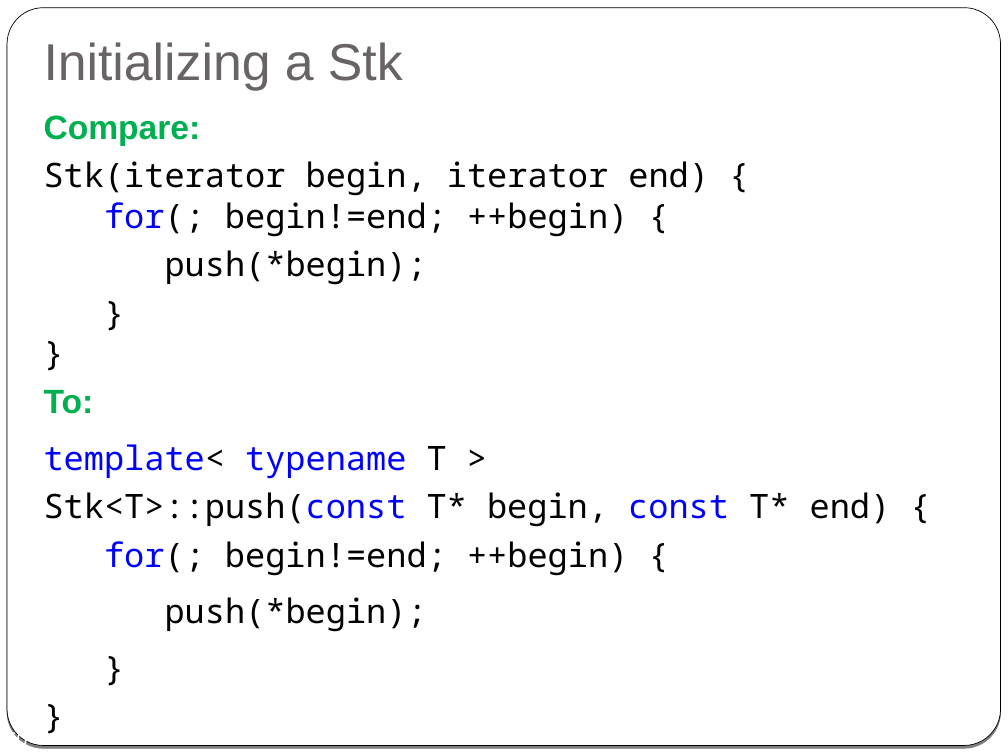
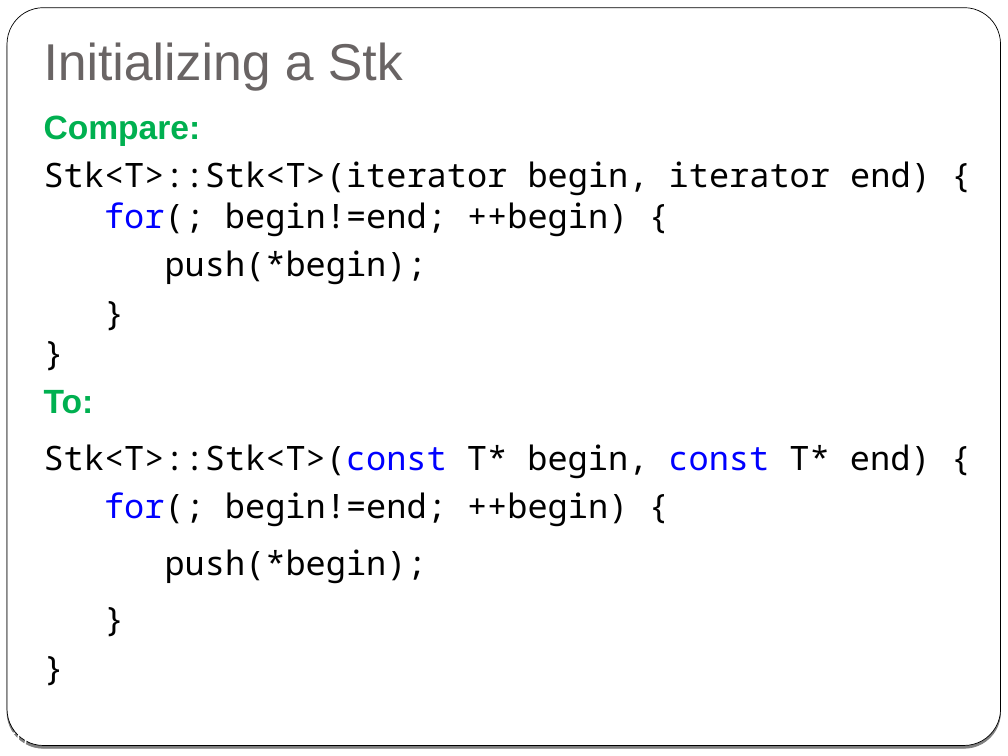
Before and after one commit to cpp-at-ariel/cpp-5778, a slide deck: slide 50 of week08-templates/slides.odp. Drawn at 1008x756 pixels with LibreOffice and Linux fonts; fonts in the diff are those of the drawing. Boxes give left, top, right and bottom in pixels: in the first picture for what was removed or moved away, otherwise in the second. Text is boxed around its words. In the diff, an @@ line names an element or a change of style, - is before the commit and + after.

```diff
--- a/week08-templates/slides.odp
+++ b/week08-templates/slides.odp
@@ text at box(44, 161, 931, 237): text changed @@
-Stk(iterator begin, iterator end) {
-for(; begin!=end; ++begin) {
+Stk<T>::Stk<T>(iterator begin, iterator end) {
+for(; begin!=end; ++begin) {
@@ text at box(44, 444, 931, 527): text changed @@
-template< typename T >
-Stk<T>::push(const T* begin, const T* end) {
-for(; begin!=end; ++begin) {
+Stk<T>::Stk<T>(const T* begin, const T* end) {
+for(; begin!=end; ++begin) {
```
Also in this commit, not shown: 5 other slides changed.
